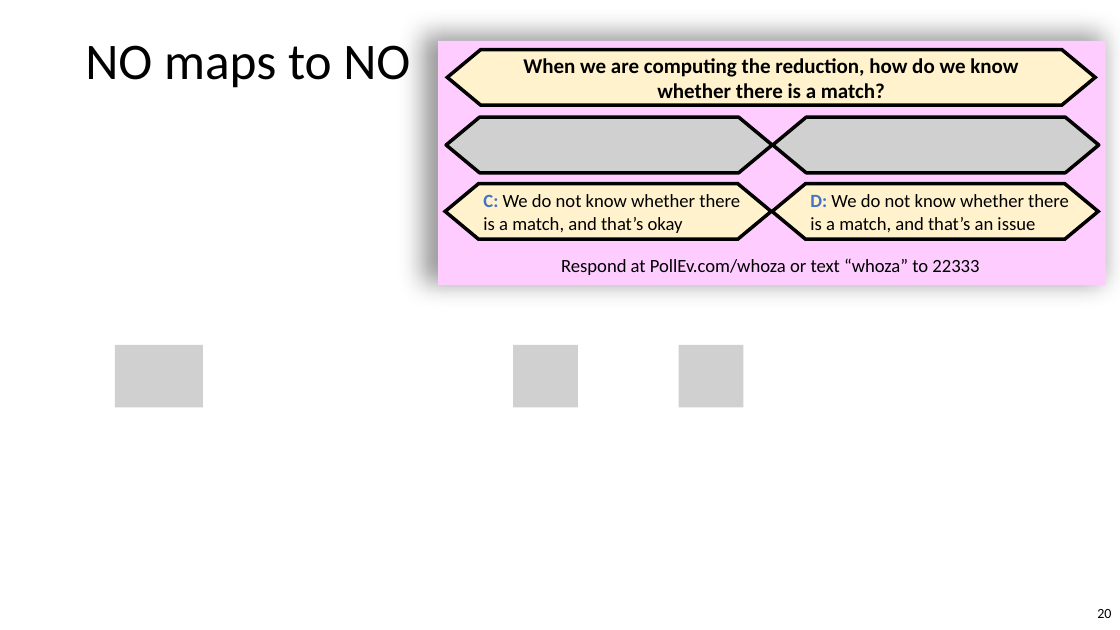
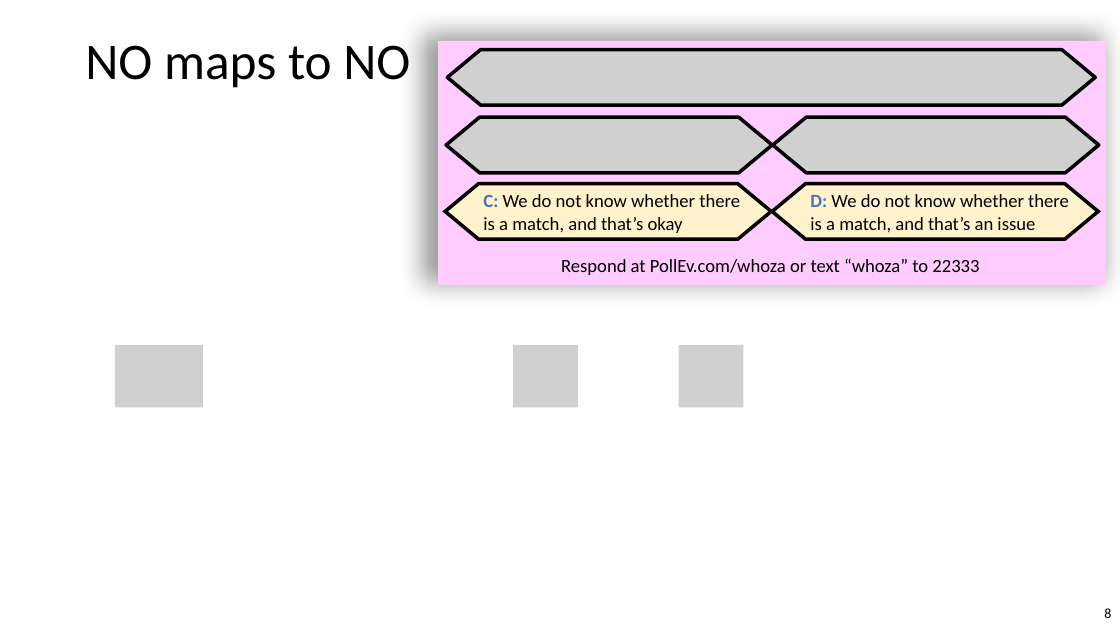
Before and after one commit to williamhoza/personal-website, a slide deck: slide 8 of teaching/spring2024-intro-to-complexity/next-slides.pptx (slide 20 before the commit). Drawn at 1120x630 pixels with LibreOffice and Linux fonts; fonts in the diff are those of the drawing; grey boxes stand for pictures. Boxes give left, top, right and bottom in pixels: in the first picture for what was removed or moved away, otherwise in the second. Text is boxed around its words. In the diff, an @@ line names an element or a change of style, - is before the commit and + after.

```diff
--- a/teaching/spring2024-intro-to-complexity/next-slides.pptx
+++ b/teaching/spring2024-intro-to-complexity/next-slides.pptx
@@ hexagon removed at bbox=[448, 50, 1096, 105] @@
-When we are computing the reduction, how do we know
-whether there is a match?
@@ picture added at bbox=[448, 50, 1096, 105] @@
@@ page number at bbox=[1104, 608, 1111, 618]: text changed @@
-20
+8
```
Also in this commit, not shown: 4 other slides changed, 12 slides removed.
